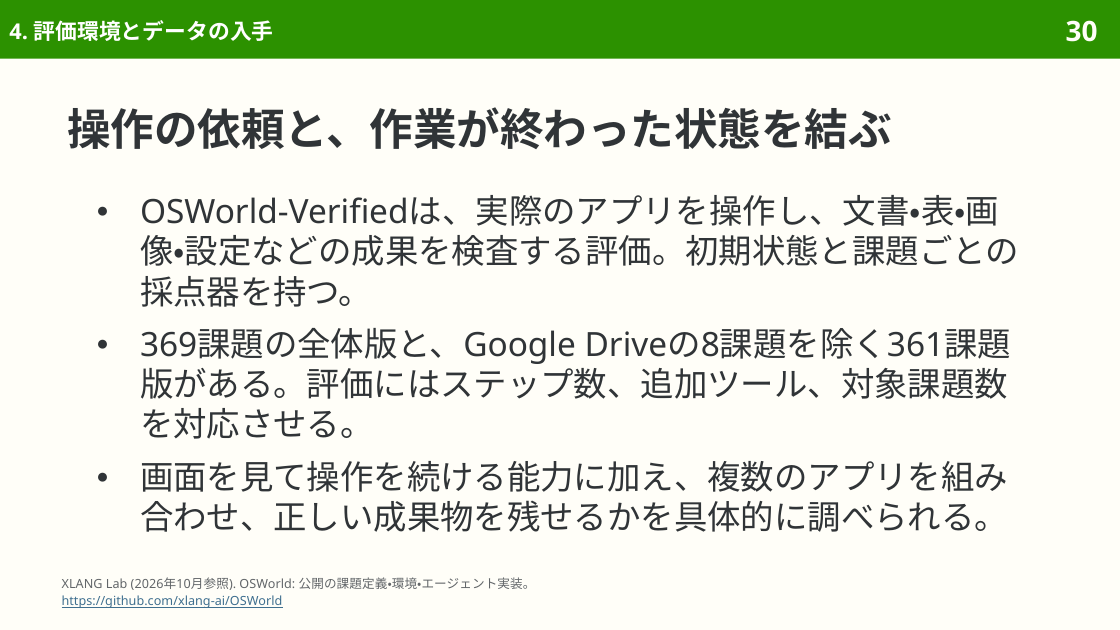
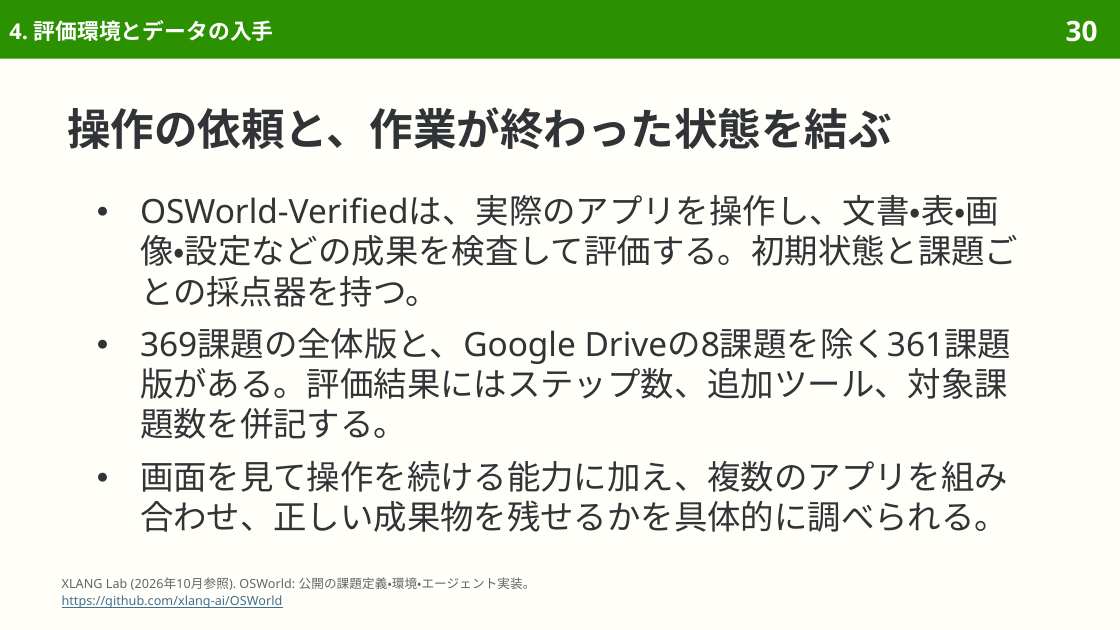
Before and after one commit to sasakiy84/datasets-in-10-minutes, a slide deck: slide 30 of slides/datasets-in-10-minutes-osworld-verified.pptx. Drawn at 1120x630 pixels with LibreOffice and Linux fonts; fonts in the diff are those of the drawing. Boxes give left, top, right and bottom in pixels: in the first picture for what was removed or moved away, otherwise in the second. Text is boxed around its words. In the diff, an @@ line names an element or a change of style, - is before the commit and + after.

Commit message:
Proofread osworld-verified with Japanese proofreading skill

```diff
--- a/slides/datasets-in-10-minutes-osworld-verified.pptx
+++ b/slides/datasets-in-10-minutes-osworld-verified.pptx
@@ text at bbox=[140, 195, 1018, 439]: text changed @@
-● OSWorld-Verifiedは、実際のアプリを操作し、文書・表・画像・設定などの成果を検査する評価。初期状態と課題ごとの採点器を持つ。
-● 369課題の全体版と、Google Driveの8課題を除く361課題版がある。評価にはステップ数、追加ツール、対象課題数を対応させる。
+● OSWorld-Verifiedは、実際のアプリを操作し、文書・表・画像・設定などの成果を検査して評価する。初期状態と課題ごとの採点器を持つ。
+● 369課題の全体版と、Google Driveの8課題を除く361課題版がある。評価結果にはステップ数、追加ツール、対象課題数を併記する。
```
Also in this commit, not shown: 9 other slides changed, 7 other files.
